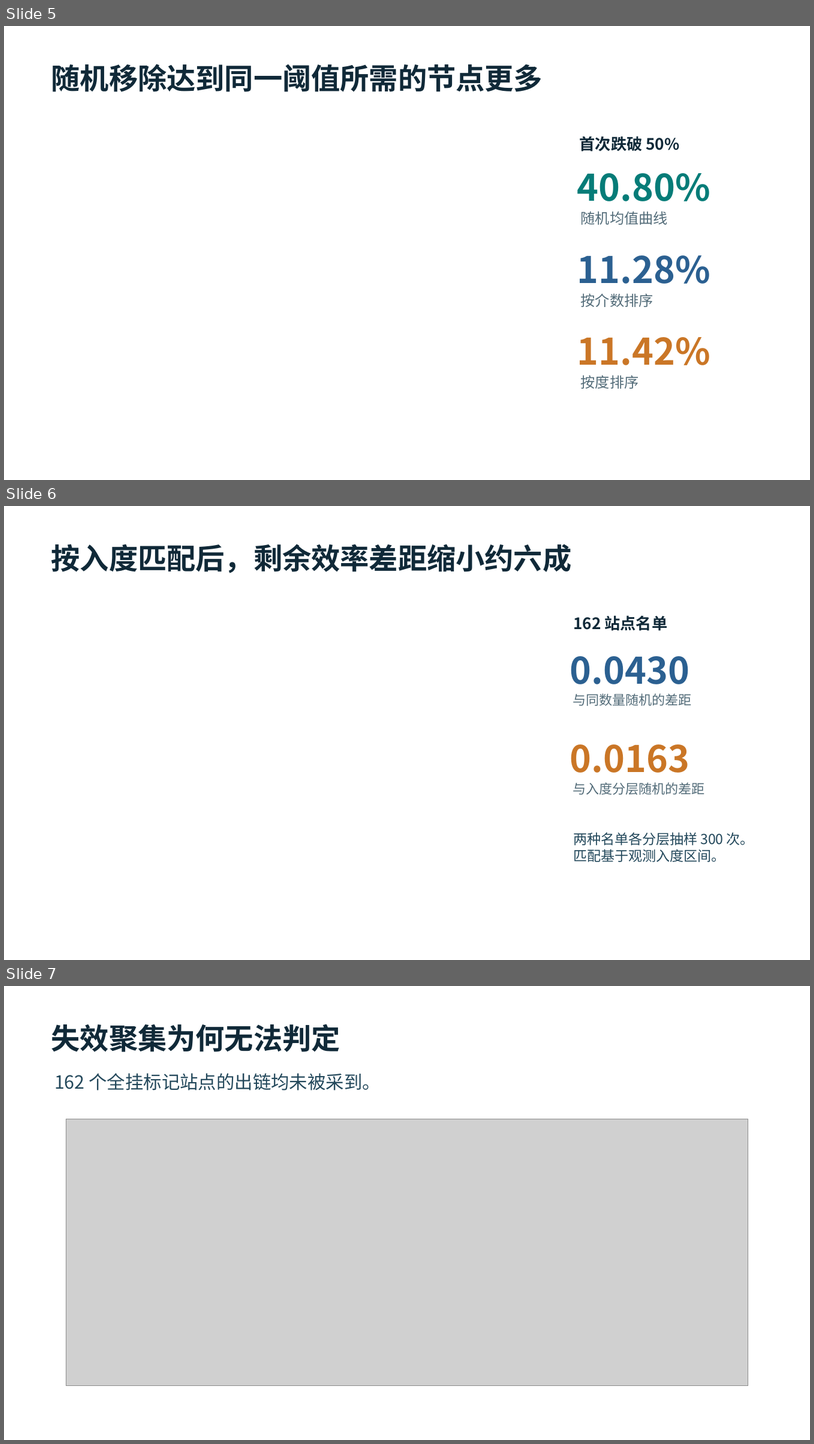
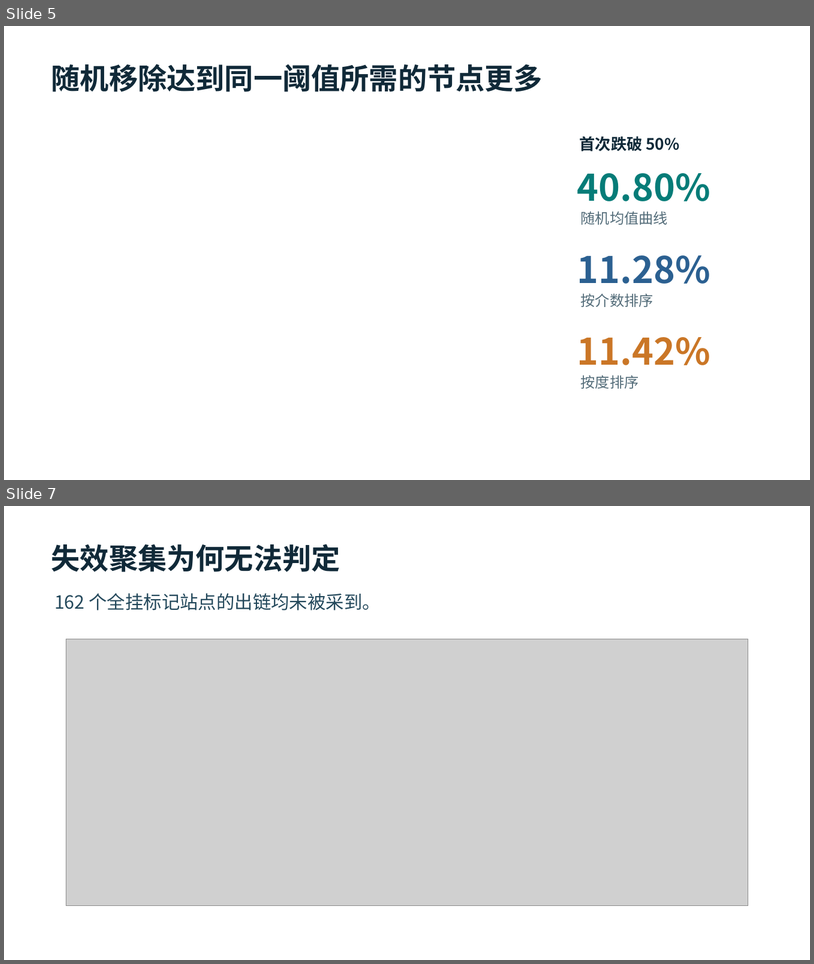
Before and after one commit to ge-shuai/CSA_HW, a slide deck: report/USTC网站群网络分析_课堂汇报.pptx. Shown one above the other, each under a label of ours: slides 5, 6 and 7 before the commit, slides 5 and 7 after it; the slides between them are not shown. The pictures are 814x1444 and 814x964 pixels, drawn with LibreOffice and Linux fonts; fonts in the diff are those of the drawing; grey boxes stand for pictures. Boxes give left, top, right and bottom in pixels: in the first picture for what was removed or moved away, otherwise in the second. Text is boxed around its words. In the diff, an @@ line names an element or a change of style, - is before the commit and + after.

Commit message:
补充观测出度对照并统一汇报交付

```diff
--- a/report/USTC网站群网络分析_课堂汇报.pptx
+++ b/report/USTC网站群网络分析_课堂汇报.pptx
@@ slide 6 removed at box(4, 506, 810, 960), background #FFFFFF @@
@@ text removed at box(51, 544, 572, 573) @@
-按入度匹配后，剩余效率差距缩小约六成
@@ text removed at box(573, 615, 668, 631) @@
-162 站点名单
@@ text removed at box(570, 656, 690, 684) @@
-0.0430
@@ text removed at box(573, 693, 692, 706) @@
-与同数量随机的差距
@@ text removed at box(570, 744, 690, 772) @@
-0.0163
@@ text removed at box(573, 782, 705, 795) @@
-与入度分层随机的差距
@@ text removed at box(573, 832, 755, 862) @@
-两种名单各分层抽样 300 次。
-匹配基于观测入度区间。
```
Also in this commit, not shown: 2 slides changed, 1 slide added, 20 other files.
